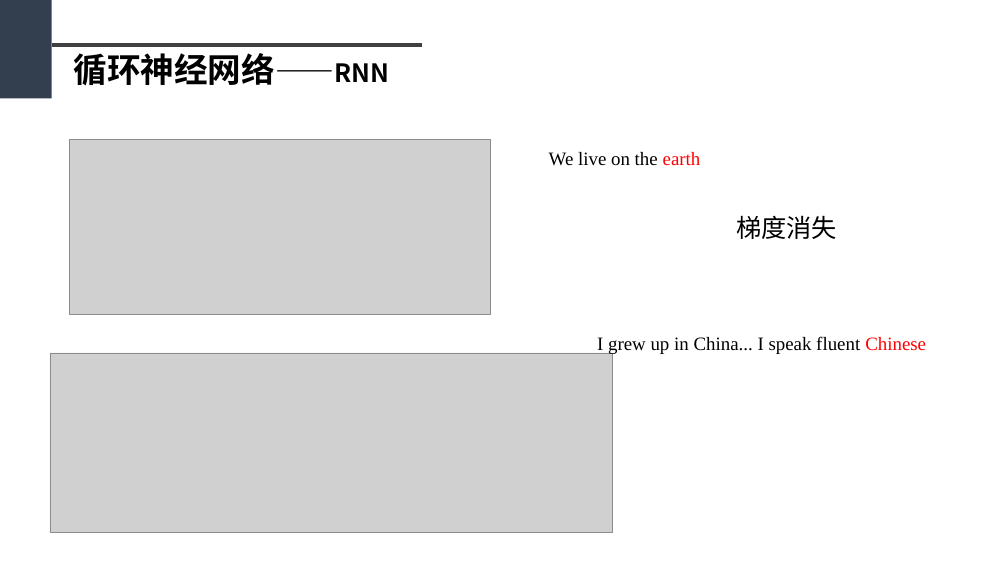
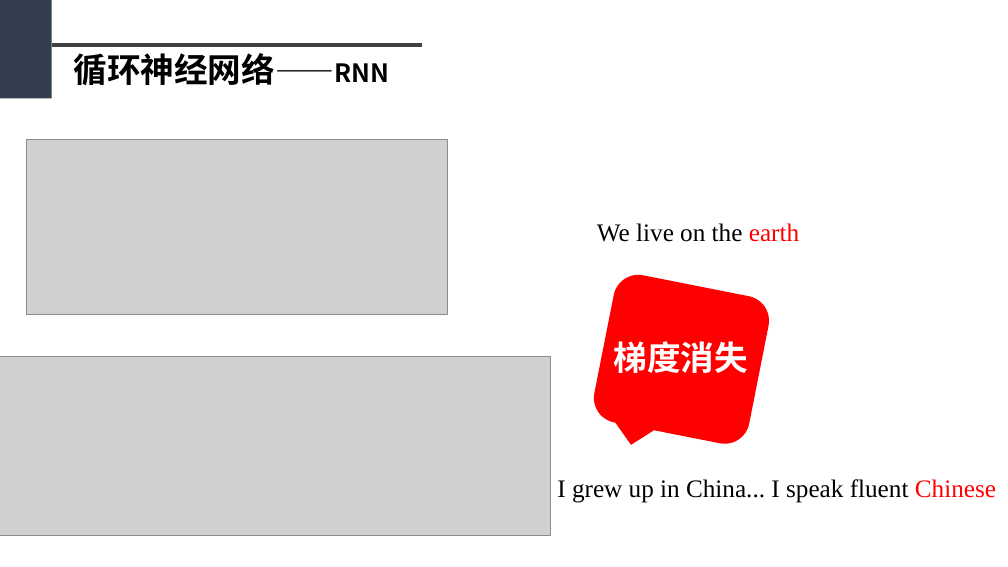
Before and after one commit to sfzhou5678/lstm, a slide deck: slide 10 of 毕业答辩PPT初稿1.pptx. Drawn at 1008x567 pixels with LibreOffice and Linux fonts; fonts in the diff are those of the drawing; grey boxes stand for pictures. Boxes give left, top, right and bottom in pixels: in the first picture for what was removed or moved away, otherwise in the second. Text is boxed around its words. In the diff, an @@ line names an element or a change of style, - is before the commit and + after.

```diff
--- a/毕业答辩PPT初稿1.pptx
+++ b/毕业答辩PPT初稿1.pptx
@@ picture: place and size @@
-picture at bbox=[70, 140, 490, 315]
+picture at bbox=[26, 140, 447, 315]
@@ text "We live on the earth": place and size @@
-text "We live on the earth" at bbox=[549, 152, 701, 166]
+text "We live on the earth" at bbox=[597, 223, 799, 242]
@@ text "We live on the earth" at bbox=[597, 223, 799, 242]: size 18 to 24 pt @@
@@ rounded speech box added at bbox=[590, 270, 774, 448], fill #FF0000 @@
@@ picture: place and size @@
-picture at bbox=[50, 353, 613, 532]
+picture at bbox=[0, 356, 550, 535]
@@ text "梯度消失": place and size @@
-text "梯度消失" at bbox=[736, 215, 837, 239]
+text "梯度消失" at bbox=[613, 341, 747, 373]
@@ text "梯度消失" at bbox=[613, 341, 747, 373]: size 24 to 32 pt, text colour #000000 to #FFFFFF, bold on @@
@@ text "I grew up in China... ..." at bbox=[557, 479, 996, 503]: size 18 to 24 pt @@
@@ text "I grew up in China... ...": place and size @@
-text "I grew up in China... ..." at bbox=[597, 336, 926, 354]
+text "I grew up in China... ..." at bbox=[557, 479, 996, 503]
```
Also in this commit, not shown: 12 other slides changed, 1 slide added, 4 other files.
